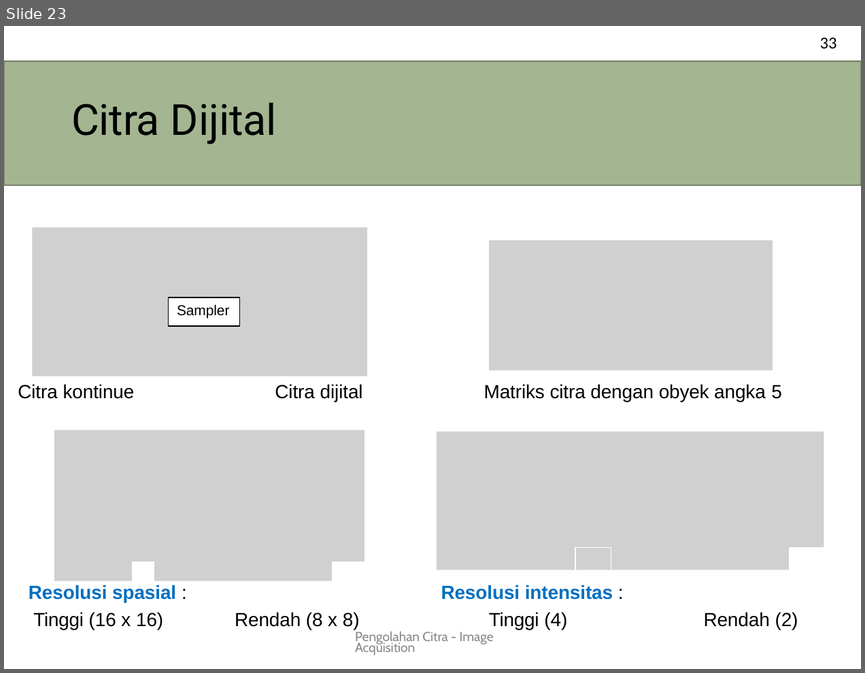
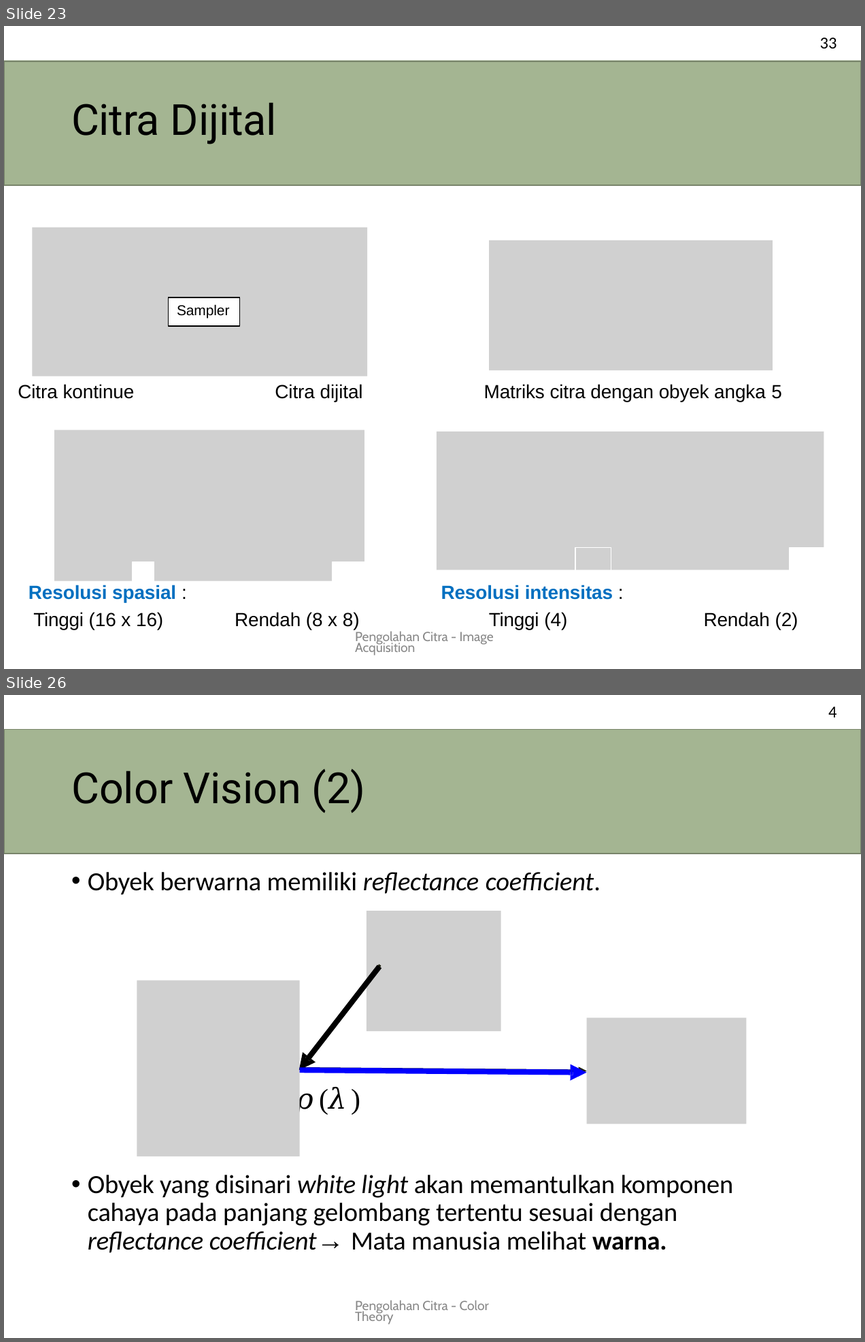
Before and after one commit to novalassalam/comvis, a slide deck: pencit.pptx. Shown one above the other, each under a label of ours: slide 23 before the commit, slides 23 and 26 after it; the slides between them are not shown. The pictures are 865x673 and 865x1342 pixels, drawn with LibreOffice and Linux fonts; fonts in the diff are those of the drawing; grey boxes stand for pictures. Boxes give left, top, right and bottom in pixels: in the first picture for what was removed or moved away, otherwise in the second. Text is boxed around its words. In the diff, an @@ line names an element or a change of style, - is before the commit and + after.

```diff
--- a/pencit.pptx
+++ b/pencit.pptx
@@ slide 26 added at bbox=[4, 695, 861, 1338], background #FFFFFF @@
@@ text added at bbox=[828, 707, 836, 717], 14 pt, text #000000 @@
+4
@@ title added at bbox=[4, 729, 861, 853], fill #A4B592, outline #78846A 0.96 pt, 36 pt, text #000000 @@
+Color Vision (2)
@@ text added at bbox=[88, 872, 600, 895], 22 pt, text #000000 @@
+• Obyek berwarna memiliki reflectance coefficient.
@@ picture added at bbox=[366, 911, 501, 1031] @@
@@ freeform shape added at bbox=[298, 965, 381, 1070], fill #000000 @@
@@ freeform shape added at bbox=[300, 964, 381, 1068], fill #212512 @@
@@ picture added at bbox=[137, 981, 300, 1157] @@
@@ picture added at bbox=[587, 1017, 746, 1123] @@
@@ freeform shape added at bbox=[300, 1067, 587, 1075], fill #212512 @@
@@ freeform shape added at bbox=[300, 1064, 587, 1081], fill #0000FF @@
@@ text added at bbox=[88, 1085, 733, 1253], 22 pt, text #000000 @@
+𝜌(𝜆)
+• Obyek yang disinari white light akan memantulkan komponen cahaya pada panjang gelombang tertentu sesuai dengan reflectance coefficient→ Mata manusia melihat warna.
@@ text added at bbox=[355, 1300, 489, 1324], 11 pt, text #888888 @@
+Pengolahan Citra - Color Theory
```
Also in this commit, not shown: 1 slide changed, 29 other slides added.
